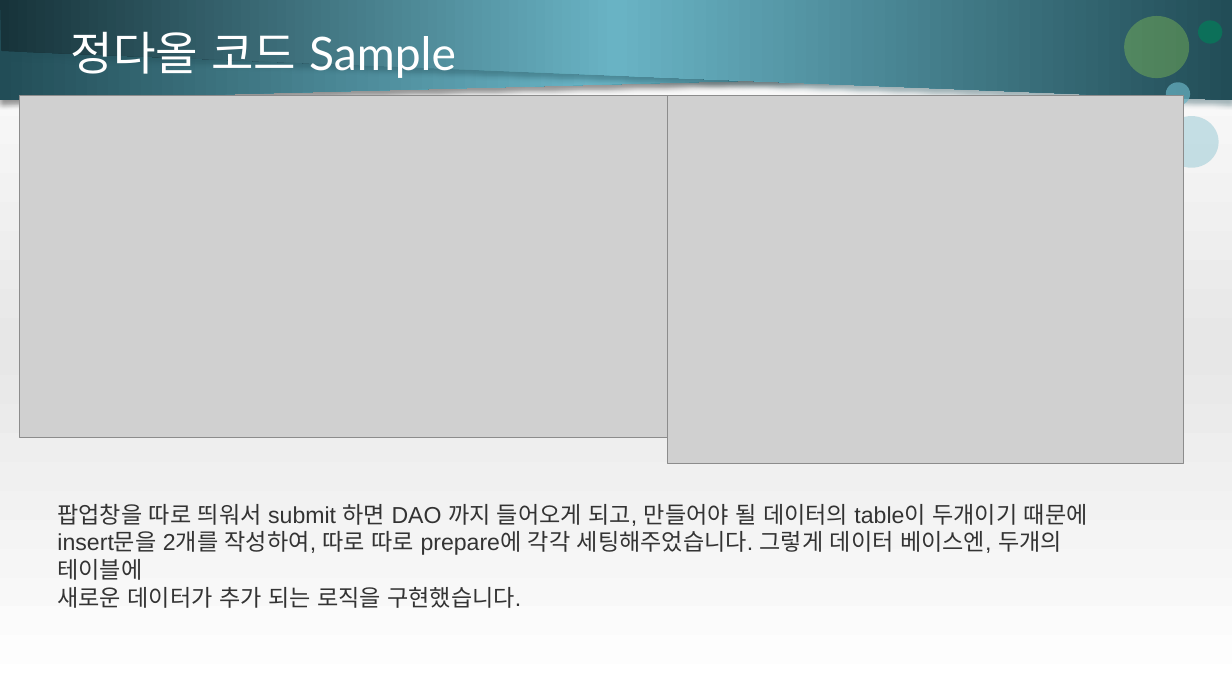
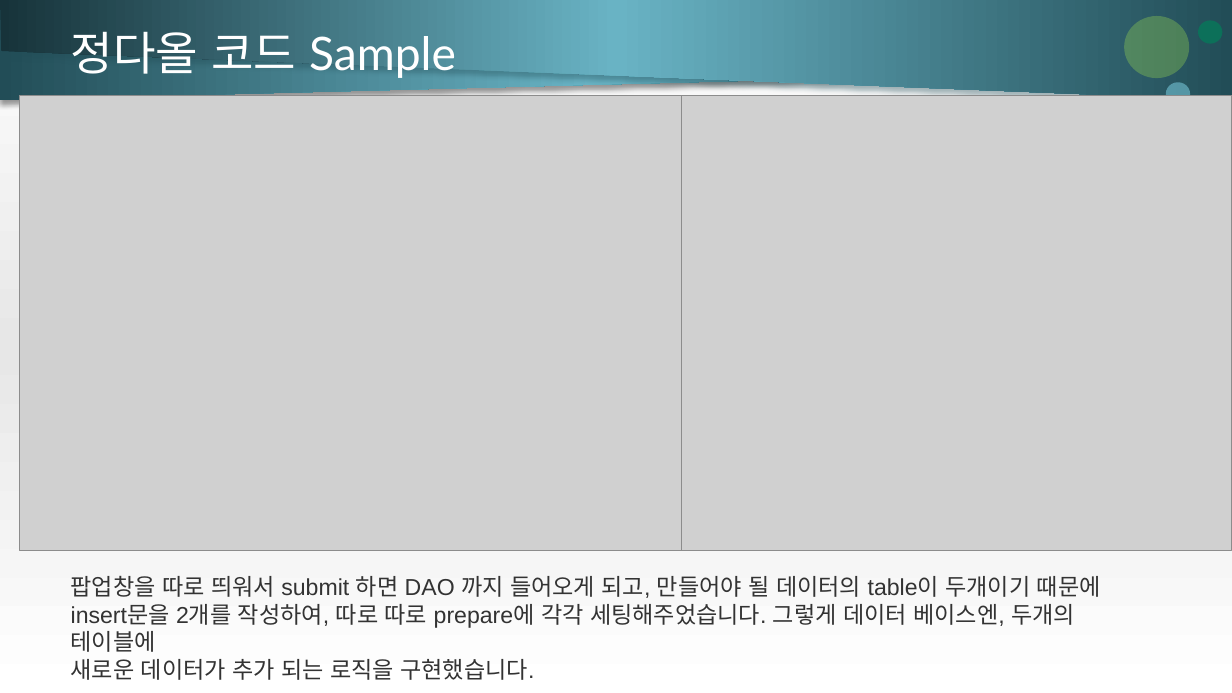
Before and after one commit to JungGeunSeung/project, a slide deck: slide 21 of 2차 프로젝트 PPT.pptx. Drawn at 1232x693 pixels with LibreOffice and Linux fonts; fonts in the diff are those of the drawing; grey boxes stand for pictures. Boxes give left, top, right and bottom in pixels: in the first picture for what was removed or moved away, otherwise in the second. Text is boxed around its words. In the diff, an @@ line names an element or a change of style, - is before the commit and + after.

Commit message:
2차 프로젝트 ppt 수정 및 발표 자료 업데이트

```diff
--- a/2차 프로젝트 PPT.pptx
+++ b/2차 프로젝트 PPT.pptx
@@ picture: place and size @@
-picture at bbox=[19, 95, 690, 437]
+picture at bbox=[19, 95, 804, 550]
@@ picture: place and size @@
-picture at bbox=[667, 95, 1184, 463]
+picture at bbox=[682, 95, 1232, 550]
@@ ellipse removed at bbox=[1165, 116, 1219, 168] @@
@@ text "팝업창을 따로 띄워서 submit 하면 ...": place and size @@
-text "팝업창을 따로 띄워서 submit 하면 ..." at bbox=[57, 504, 1088, 608]
+text "팝업창을 따로 띄워서 submit 하면 ..." at bbox=[71, 576, 1101, 680]
```
Also in this commit, not shown: 31 other files.
